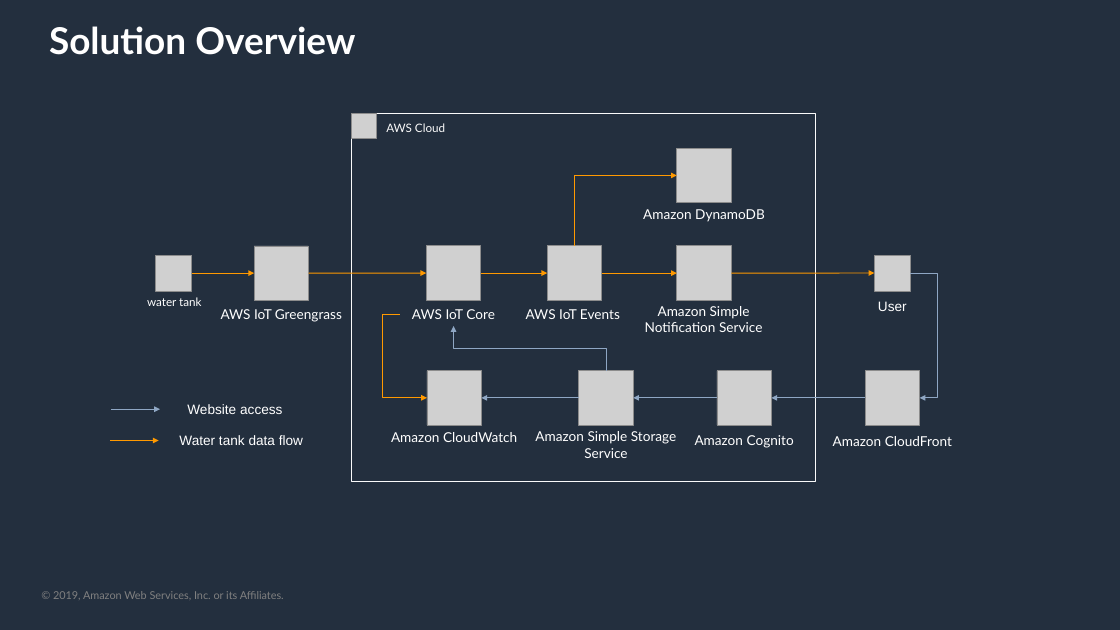
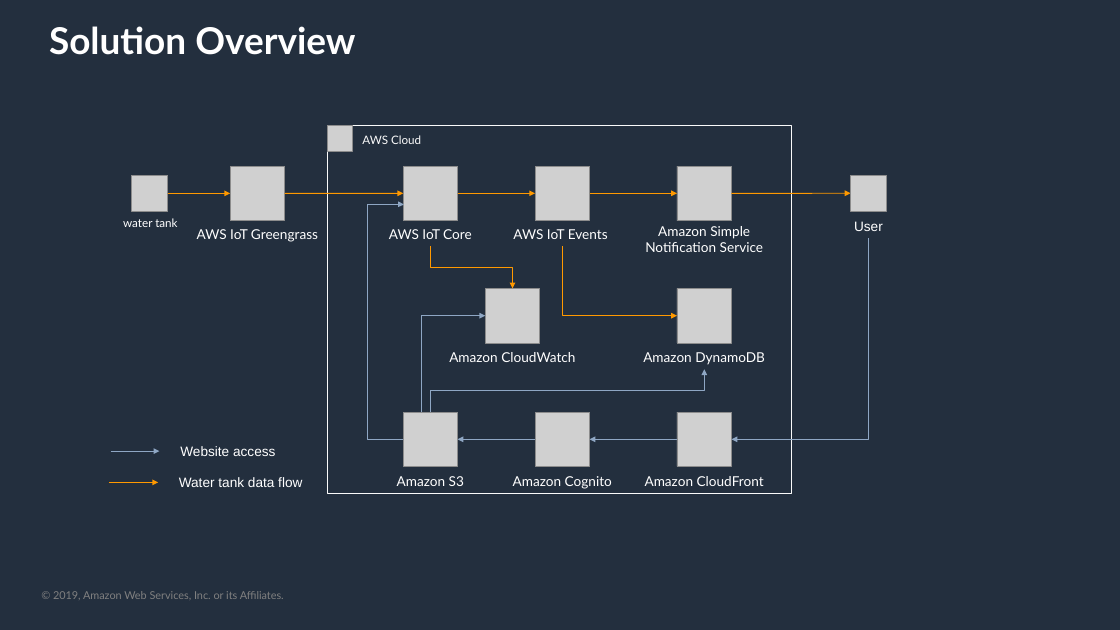
Before and after one commit to marcosortiz/iot-water-tank-workshop, a slide deck: slide 2 of docs/diagrams.pptx. Drawn at 1120x630 pixels with LibreOffice and Linux fonts; fonts in the diff are those of the drawing; grey boxes stand for pictures; background and template pictures are left out. Boxes give left, top, right and bottom in pixels: in the first picture for what was removed or moved away, otherwise in the second. Text is boxed around its words. In the diff, an @@ line names an element or a change of style, - is before the commit and + after.

Commit message:
Updating diagram

```diff
--- a/docs/diagrams.pptx
+++ b/docs/diagrams.pptx
@@ picture: place and size @@
-picture at (351,113,377,139)
+picture at (328,126,353,151)
@@ rectangle "AWS Cloud": place and size @@
-rectangle "AWS Cloud" at (351,113,815,482)
+rectangle "AWS Cloud" at (328,126,792,494)
@@ picture: place and size @@
-picture at (547,246,602,300)
+picture at (535,166,589,221)
@@ picture: place and size @@
-picture at (677,246,732,300)
+picture at (677,166,732,221)
@@ 4 pictures, 4 texts, 2 arrows: place and size @@
-4 pictures, 4 texts, 2 arrows at (147,246,910,322)
+4 pictures, 4 texts, 2 arrows at (123,166,886,242)
@@ elbow arrow moved from (606, 370) - (454, 326) to (403, 440) - (404, 204) @@
@@ arrow moved from (481, 273) - (547, 273) to (458, 193) - (535, 193) @@
@@ arrow moved from (602, 273) - (677, 273) to (589, 193) - (677, 193) @@
@@ arrow moved from (732, 273) - (874, 273) to (732, 193) - (850, 193) @@
@@ text "AWS IoT Events": place and size @@
-text "AWS IoT Events" at (526,309,620,319)
+text "AWS IoT Events" at (513,229,608,239)
@@ text "Amazon Simple Notification Service": place and size @@
-text "Amazon Simple Notification Service" at (645,306,762,332)
+text "Amazon Simple Notification Service" at (645,226,763,252)
@@ elbow arrow moved from (911, 273) - (920, 398) to (869, 238) - (732, 440) @@
@@ elbow arrow moved from (400, 314) - (427, 398) to (430, 246) - (512, 288) @@
@@ elbow arrow moved from (575, 246) - (677, 176) to (562, 246) - (677, 316) @@
@@ picture: place and size @@
-picture at (427,370,482,425)
+picture at (485,288,540,343)
@@ picture: place and size @@
-picture at (677,148,732,203)
+picture at (677,288,732,343)
@@ arrow moved from (579, 398) - (482, 398) to (421, 412) - (485, 316) @@
@@ arrow (421, 412) - (485, 316): arrow to elbow arrow @@
@@ text "Amazon CloudWatch": place and size @@
-text "Amazon CloudWatch" at (391,432,517,442)
+text "Amazon CloudWatch" at (449,352,575,362)
@@ text "Amazon DynamoDB": place and size @@
-text "Amazon DynamoDB" at (643,209,765,222)
+text "Amazon DynamoDB" at (643,352,765,365)
@@ elbow arrow added from (430, 412) to (704, 370), #8FA7C4 1 pt @@
@@ picture: place and size @@
-picture at (579,370,633,425)
+picture at (403,412,458,467)
@@ picture: place and size @@
-picture at (717,370,771,425)
+picture at (535,412,589,467)
@@ picture: place and size @@
-picture at (865,370,920,425)
+picture at (677,412,732,467)
@@ text "Website access": place and size @@
-text "Website access" at (187,404,282,414)
+text "Website access" at (180,446,275,456)
@@ arrow moved from (717, 398) - (634, 398) to (535, 440) - (458, 440) @@
@@ arrow moved from (865, 398) - (771, 398) to (677, 440) - (589, 440) @@
@@ text at (397,476,464,486): text changed @@
-Amazon Simple Storage Service
+Amazon S3
@@ text "Amazon Cognito": place and size @@
-text "Amazon Cognito" at (695,435,794,448)
+text "Amazon Cognito" at (513,476,612,489)
@@ text "Amazon CloudFront": place and size @@
-text "Amazon CloudFront" at (833,436,952,446)
+text "Amazon CloudFront" at (645,476,764,486)
@@ 2 arrows, 1 text: place and size @@
-2 arrows, 1 text at (110,410,303,445)
+2 arrows, 1 text at (109,451,302,487)
```
